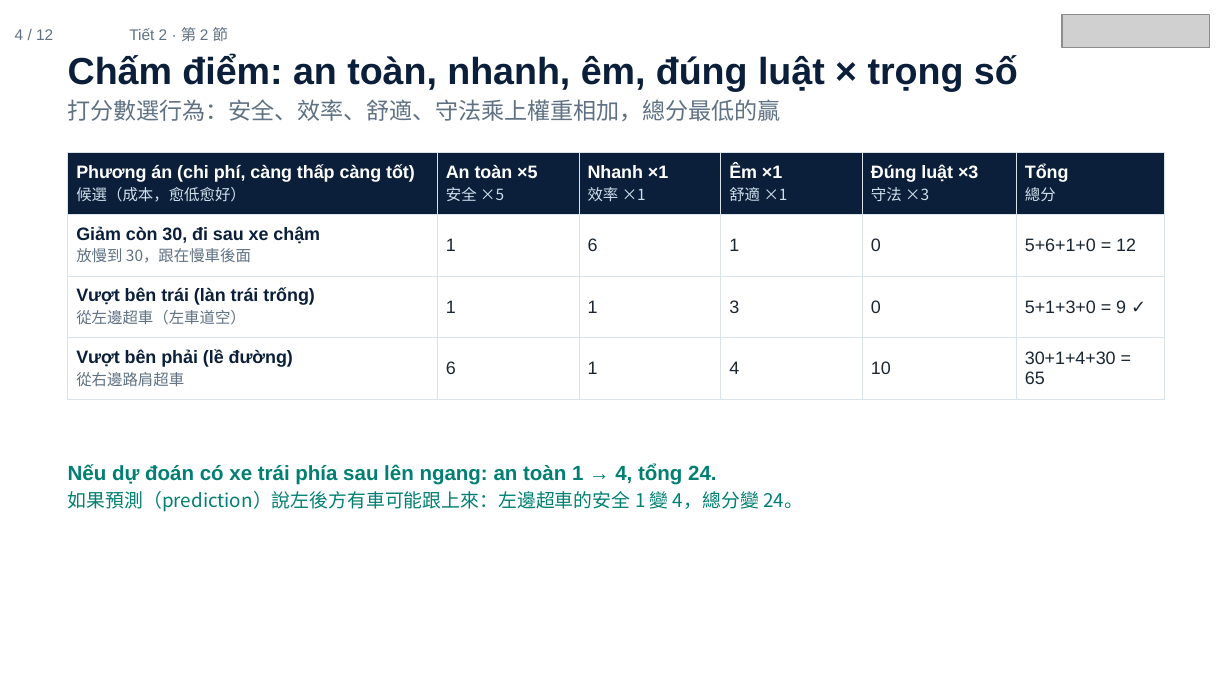
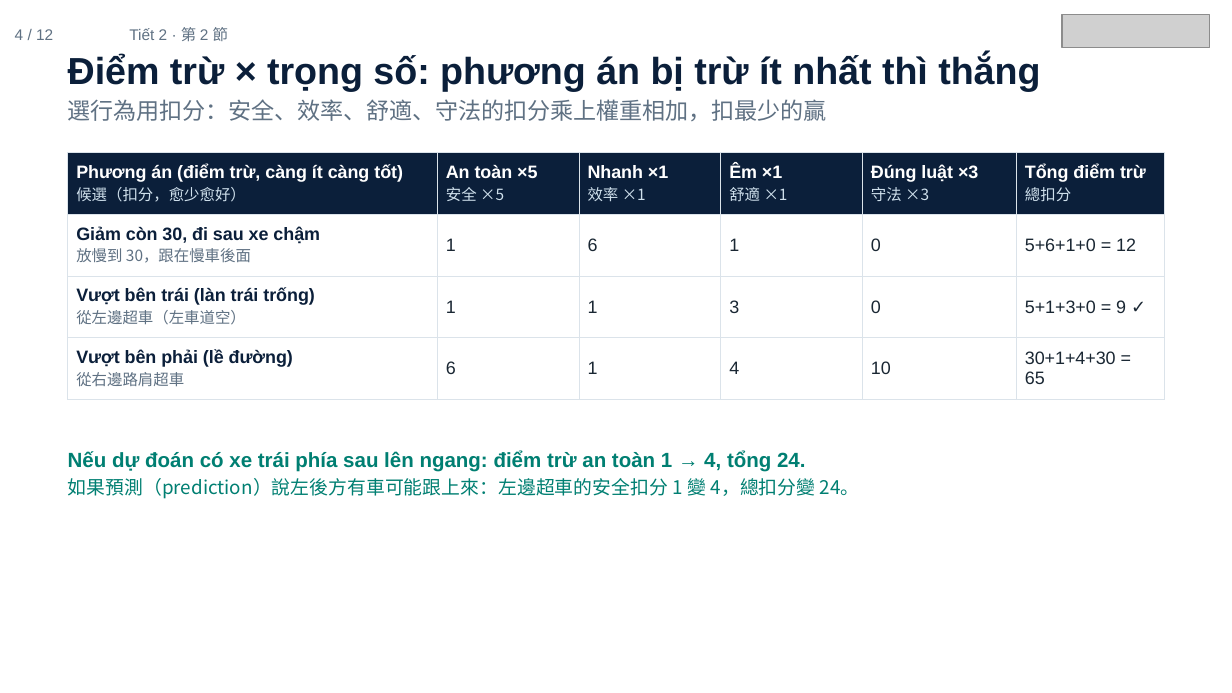
Before and after one commit to ch-neural/MITUST-Principles-of-Self-Driving-Cars, a slide deck: slide 4 of 第十三週(12-03)/第十三週_第2節_簡報.pptx. Drawn at 1232x693 pixels with LibreOffice and Linux fonts; fonts in the diff are those of the drawing; grey boxes stand for pictures. Boxes give left, top, right and bottom in pixels: in the first picture for what was removed or moved away, otherwise in the second. Text is boxed around its words. In the diff, an @@ line names an element or a change of style, - is before the commit and + after.

```diff
--- a/第十三週(12-03)/第十三週_第2節_簡報.pptx
+++ b/第十三週(12-03)/第十三週_第2節_簡報.pptx
@@ text at [68, 54, 1040, 121]: text changed @@
-Chấm điểm: an toàn, nhanh, êm, đúng luật × trọng số
-打分數選行為：安全、效率、舒適、守法乘上權重相加，總分最低的贏
+Điểm trừ × trọng số: phương án bị trừ ít nhất thì thắng
+選行為用扣分：安全、效率、舒適、守法的扣分乘上權重相加，扣最少的贏
@@ table at [68, 153, 1164, 391] @@
-row 1, column 1: Phương án (chi phí, càng thấp càng tốt) / 候選（成本，愈低愈好）
+row 1, column 1: Phương án (điểm trừ, càng ít càng tốt) / 候選（扣分，愈少愈好）
-row 1, column 6: Tổng / 總分
+row 1, column 6: Tổng điểm trừ / 總扣分
@@ text at [68, 451, 860, 499]: text changed @@
-Nếu dự đoán có xe trái phía sau lên ngang: an toàn 1 → 4, tổng 24.
-如果預測（prediction）說左後方有車可能跟上來：左邊超車的安全 1 變 4，總分變 24。
+Nếu dự đoán có xe trái phía sau lên ngang: điểm trừ an toàn 1 → 4, tổng 24.
+如果預測（prediction）說左後方有車可能跟上來：左邊超車的安全扣分 1 變 4，總扣分變 24。
```
